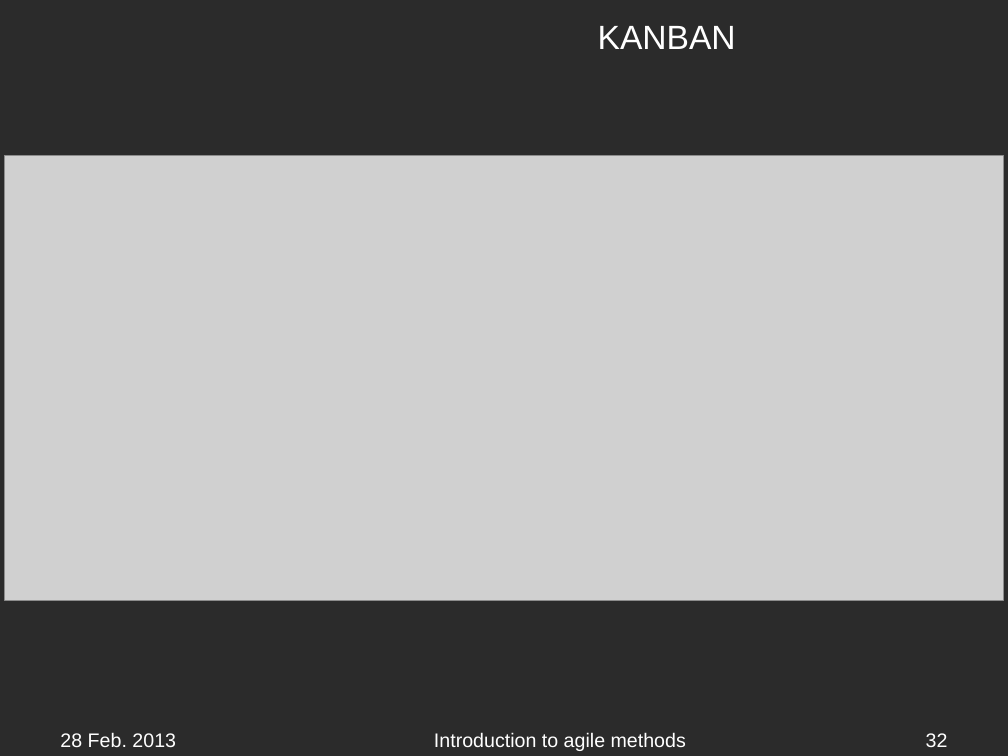
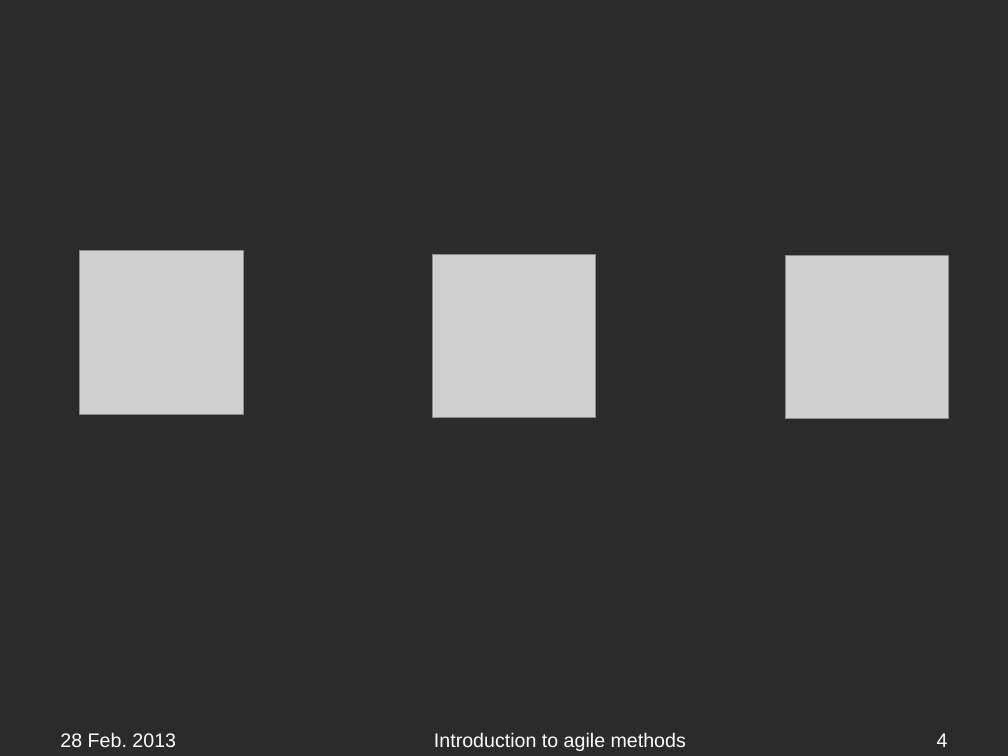
Before and after one commit to APGoblinShark/ap-bb-resources, a slide deck: slide 4 of AP-BrownBag(Javascript).pptx (slide 32 before the commit). Drawn at 1008x756 pixels with LibreOffice and Linux fonts; fonts in the diff are those of the drawing; grey boxes stand for pictures; background and template pictures are left out; a plain dark background stands for a picture behind light text. Boxes give left, top, right and bottom in pixels: in the first picture for what was removed or moved away, otherwise in the second. Text is boxed around its words. In the diff, an @@ line names an element or a change of style, - is before the commit and + after.

```diff
--- a/AP-BrownBag(Javascript).pptx
+++ b/AP-BrownBag(Javascript).pptx
@@ title removed at bbox=[598, 26, 736, 49] @@
-KANBAN
@@ picture removed at bbox=[4, 156, 1003, 601] @@
@@ picture added at bbox=[80, 251, 243, 414] @@
@@ picture added at bbox=[432, 254, 596, 417] @@
@@ picture added at bbox=[785, 256, 949, 419] @@
@@ page number at bbox=[937, 733, 948, 747]: text changed @@
-32
+4
```
Also in this commit, not shown: 4 other slides changed, 28 slides removed.
